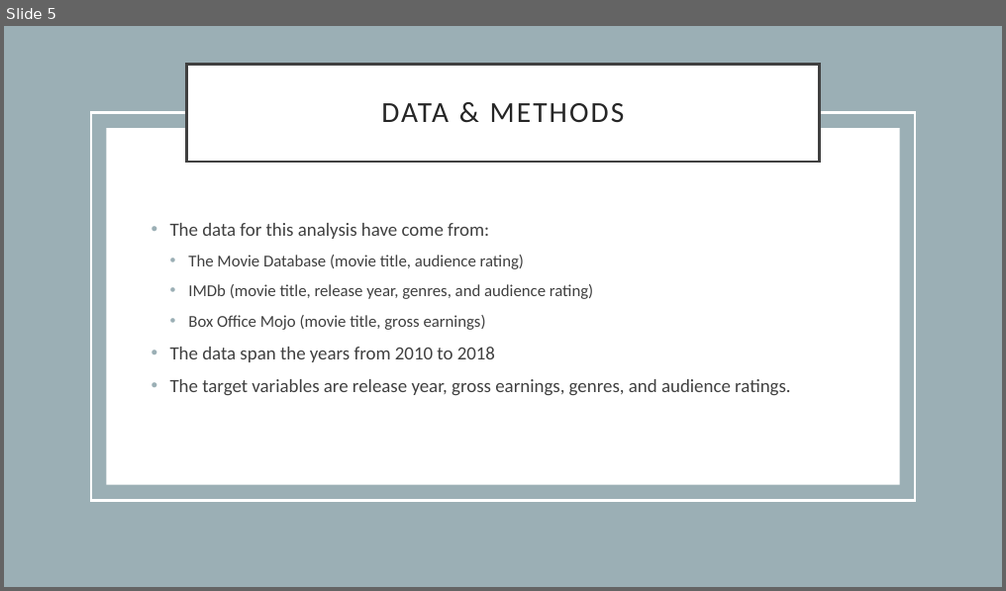
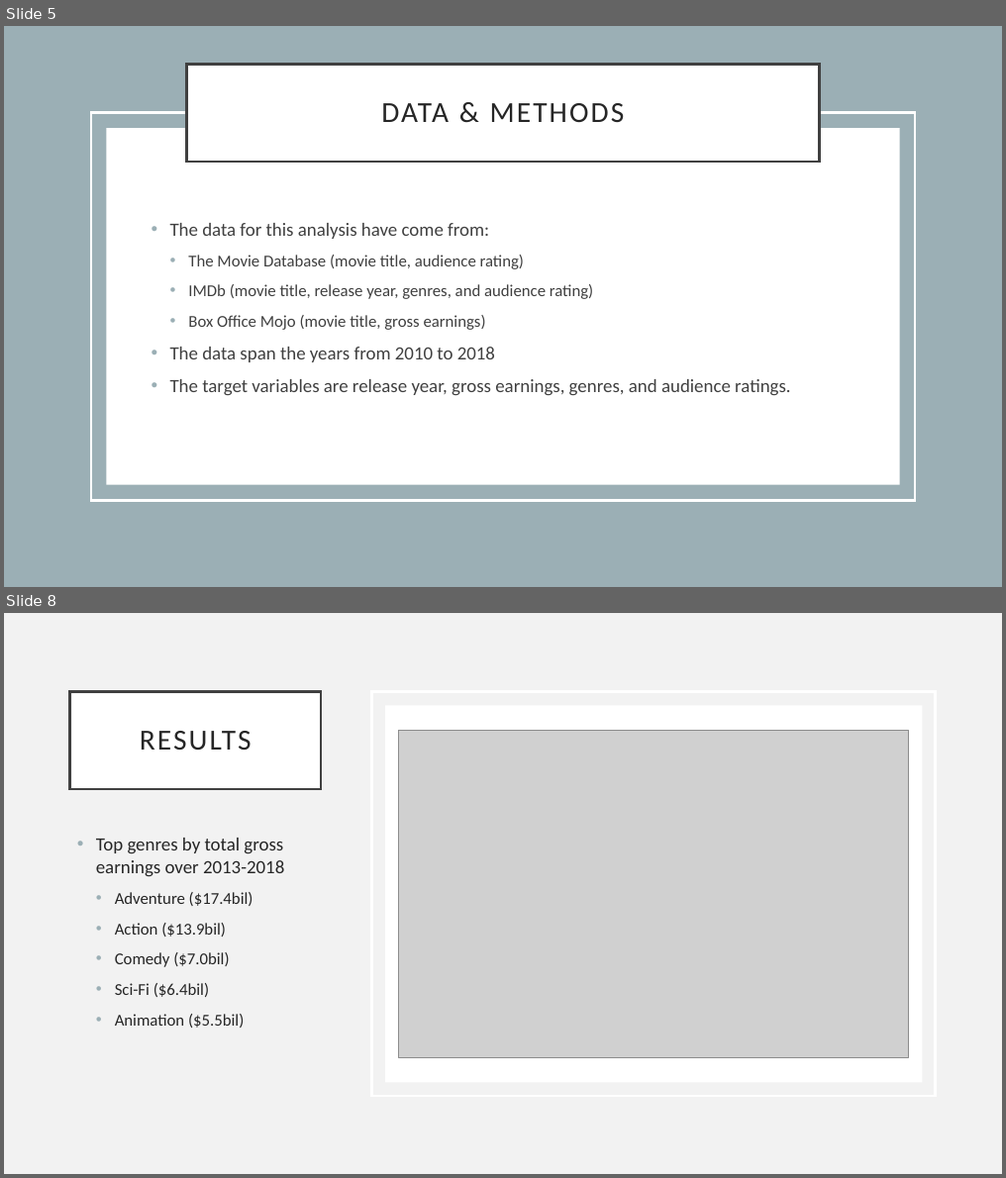
Before and after one commit to rfb-vibe/movie-studio-project, a slide deck: microsoft-tenne-project-presentation.pptx. Shown one above the other, each under a label of ours: slide 5 before the commit, slides 5 and 8 after it; the slides between them are not shown. The pictures are 1006x591 and 1006x1178 pixels, drawn with LibreOffice and Linux fonts; fonts in the diff are those of the drawing; grey boxes stand for pictures. Boxes give left, top, right and bottom in pixels: in the first picture for what was removed or moved away, otherwise in the second. Text is boxed around its words. In the diff, an @@ line names an element or a change of style, - is before the commit and + after.

```diff
--- a/microsoft-tenne-project-presentation.pptx
+++ b/microsoft-tenne-project-presentation.pptx
@@ slide 8 added at [4,613,1002,1174], background #F2F2F2 @@
@@ title added at [70,691,321,789], fill #FFFFFF, outline #404040 2.5 pt, 28 pt, text #262626 @@
+RESULTS
@@ rectangle added at [371,691,936,1096], outline #FFFFFF 2.5 pt @@
@@ rectangle added at [385,705,922,1082], fill #FFFFFF @@
@@ picture added at [399,731,908,1059] @@
@@ text added at [96,838,284,1028], 16 pt, text #262626 @@
+• Top genres by total gross earnings over 2013-2018
+  • Adventure ($17.4bil)
+  • Action ($13.9bil)
+  • Comedy ($7.0bil)
+  • Sci-Fi ($6.4bil)
+  • Animation ($5.5bil)
```
Also in this commit, not shown: 4 slides changed, 1 slide removed, 1 other file.
